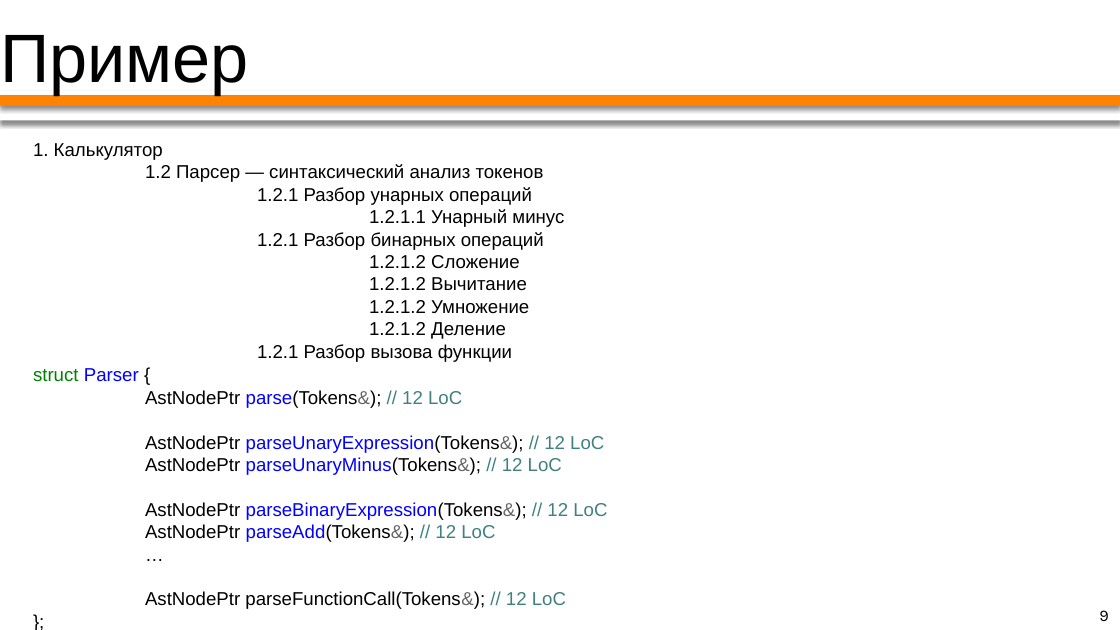
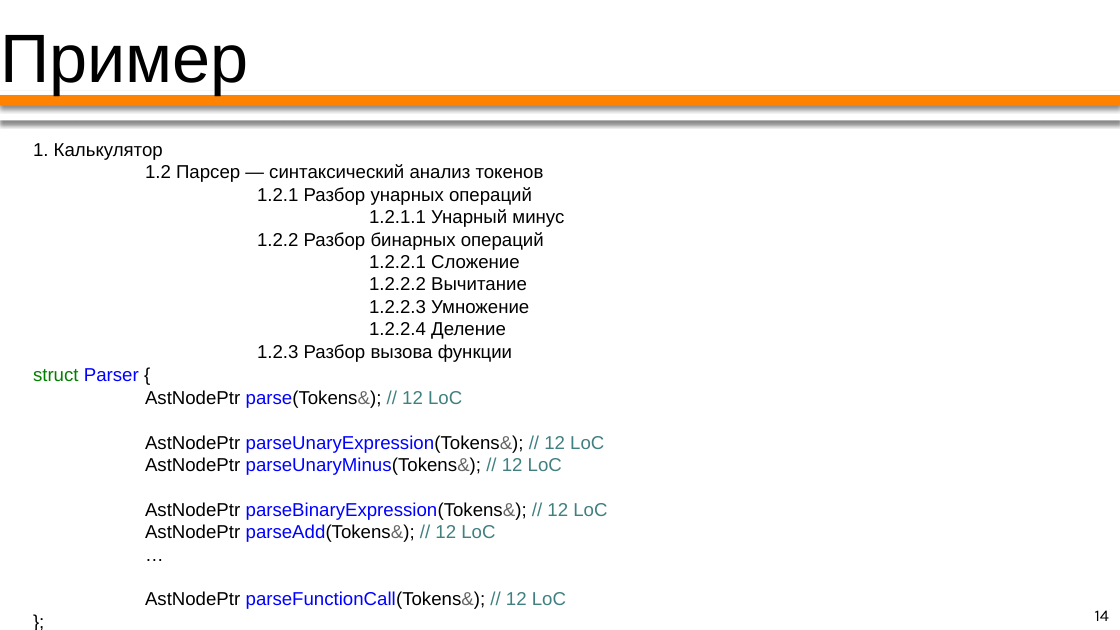
Before and after one commit to PatriotRossii/ducktalks_1, a slide deck: slide 14 of ACID, DRY, etc/presentation.odp (slide 9 before the commit). Drawn at 1120x630 pixels with LibreOffice and Linux fonts; fonts in the diff are those of the drawing. Boxes give left, top, right and bottom in pixels: in the first picture for what was removed or moved away, otherwise in the second. Text is boxed around its words. In the diff, an @@ line names an element or a change of style, - is before the commit and + after.

```diff
--- a/ACID, DRY, etc/presentation.odp
+++ b/ACID, DRY, etc/presentation.odp
@@ text at box(257, 232, 544, 362): text changed @@
-1.2.1 Разбор бинарных операций
-1.2.1.2 Сложение
-1.2.1.2 Вычитание
-1.2.1.2 Умножение
-1.2.1.2 Деление
-1.2.1 Разбор вызова функции
+1.2.2 Разбор бинарных операций
+1.2.2.1 Сложение
+1.2.2.2 Вычитание
+1.2.2.3 Умножение
+1.2.2.4 Деление
+1.2.3 Разбор вызова функции
@@ text at box(145, 591, 566, 609): text colour #000000 to #0000FF in "parseFunctionCall(Tokens&);" @@
@@ page number at box(1095, 610, 1109, 621): text changed @@
-9
+14
```
Also in this commit, not shown: 1 other slide changed, 5 slides added, 1 slide removed, 1 other file.
